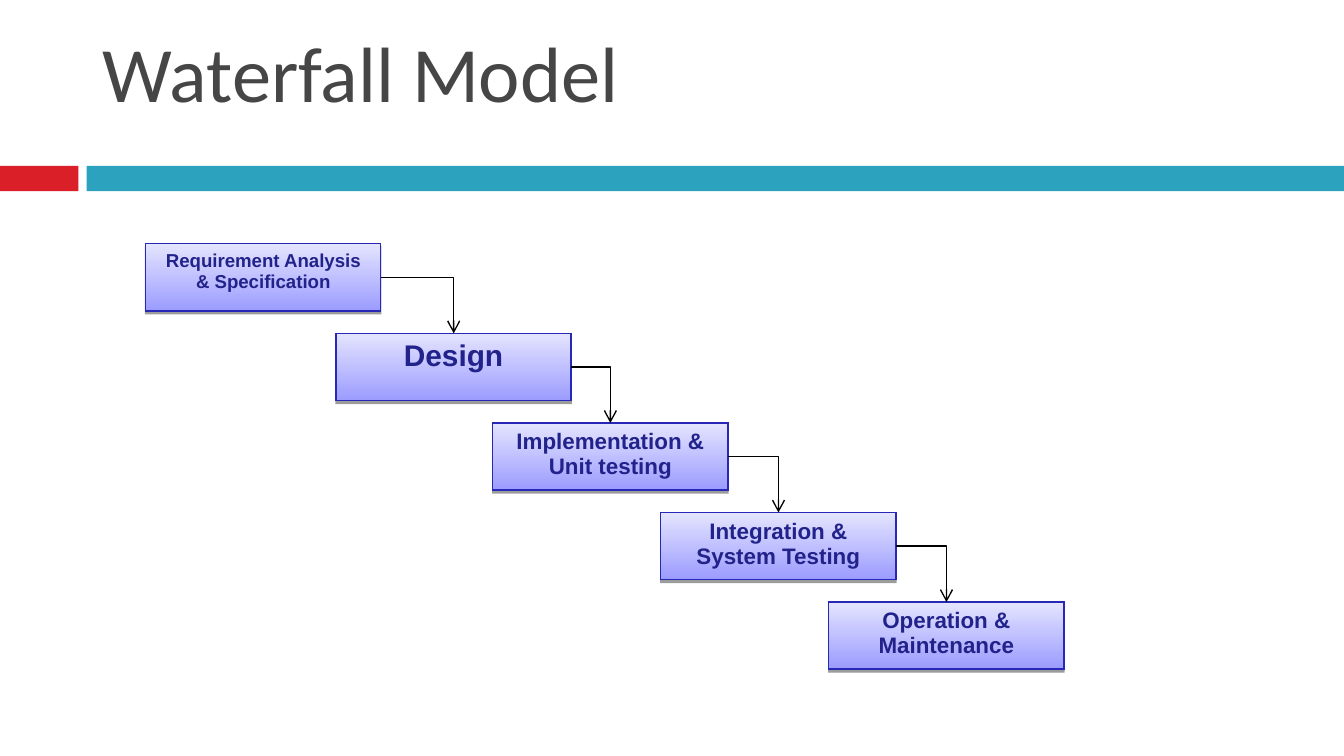
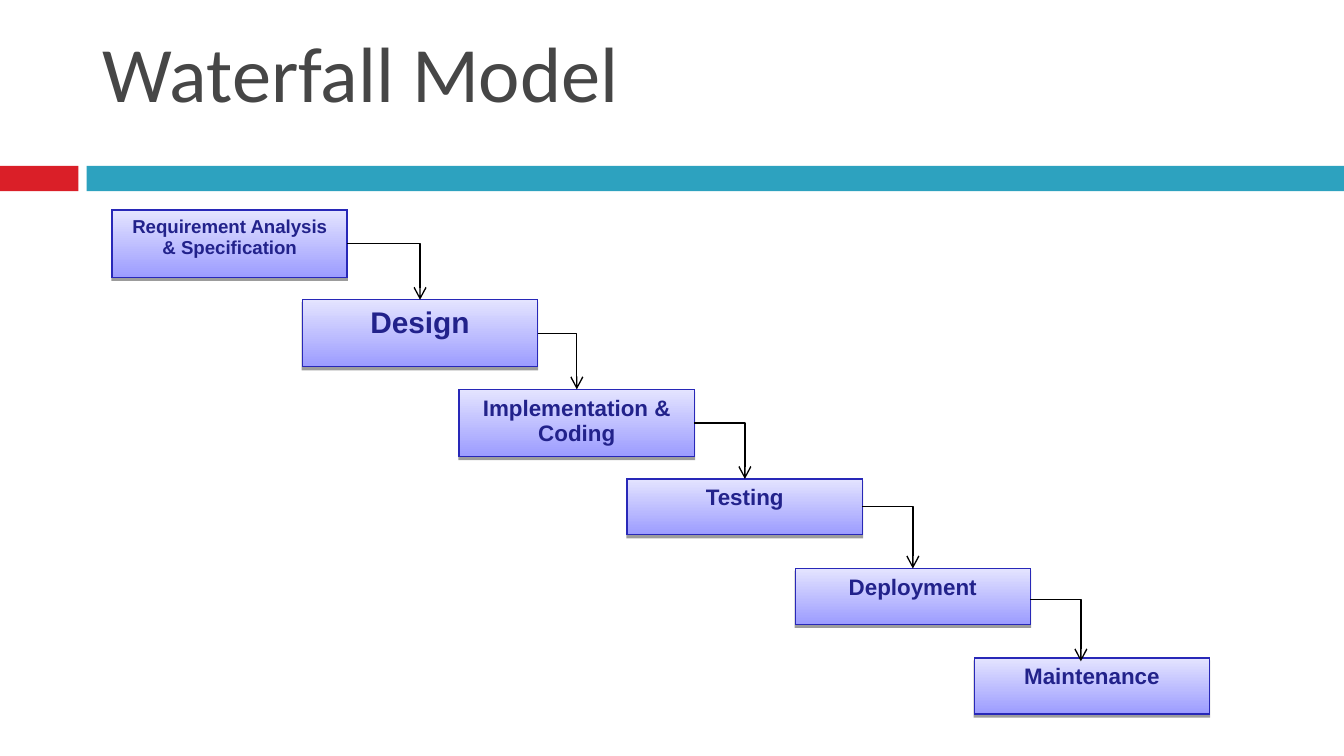
Before and after one commit to nitind12/B.Tech4-2019, a slide deck: slide 6 of 4_SoftwareProcessModels.ppt. Drawn at 1344x756 pixels with LibreOffice and Linux fonts; fonts in the diff are those of the drawing. Boxes give left, top, right and bottom in pixels: in the first picture for what was removed or moved away, otherwise in the second. Text is boxed around its words. In the diff, an @@ line names an element or a change of style, - is before the commit and + after.

Commit message:
updates
updates

```diff
--- a/4_SoftwareProcessModels.ppt
+++ b/4_SoftwareProcessModels.ppt
@@ elbow arrow moved from (571, 367) - (610, 423) to (347, 243) - (421, 300) @@
@@ elbow arrow removed from (380, 277) to (454, 333) @@
@@ rectangle "Design" at [302,300,538,367]: more space between paragraphs @@
@@ elbow arrow moved from (728, 457) - (778, 512) to (538, 333) - (577, 390) @@
@@ 3 rectangles: place and size @@
-3 rectangles at [145,243,728,491]
+3 rectangles at [112,210,695,457]
@@ text in rectangle at [483,400,648,446]: text changed @@
-Implementation & Unit testing
+Implementation & Coding
@@ elbow arrow moved from (896, 546) - (946, 602) to (695, 423) - (745, 478) @@
@@ rectangle "Testing": place and size @@
-rectangle "Testing" at [661,512,896,579]
+rectangle "Testing" at [628,478,863,535]
@@ text in rectangle at [706,489,784,510]: text changed @@
-Integration & System Testing
+Testing
@@ elbow arrow added from (863, 507) to (913, 569), #000000 0.74 pt @@
@@ rectangle added at [796,569,1031,625], fill gradient #9C9CFF to #E4E4FF, outline #2828B8 0.74 pt, 12 pt, text #22228B, bold @@
+Deployment
@@ elbow arrow added from (1031, 599) to (1081, 661), #000000 0.74 pt @@
@@ rectangle "Maintenance": place and size @@
-rectangle "Maintenance" at [829,602,1064,669]
+rectangle "Maintenance" at [974,659,1210,715]
@@ text in rectangle at [1024,668,1159,684]: text changed @@
-Operation & Maintenance
+Maintenance
```
